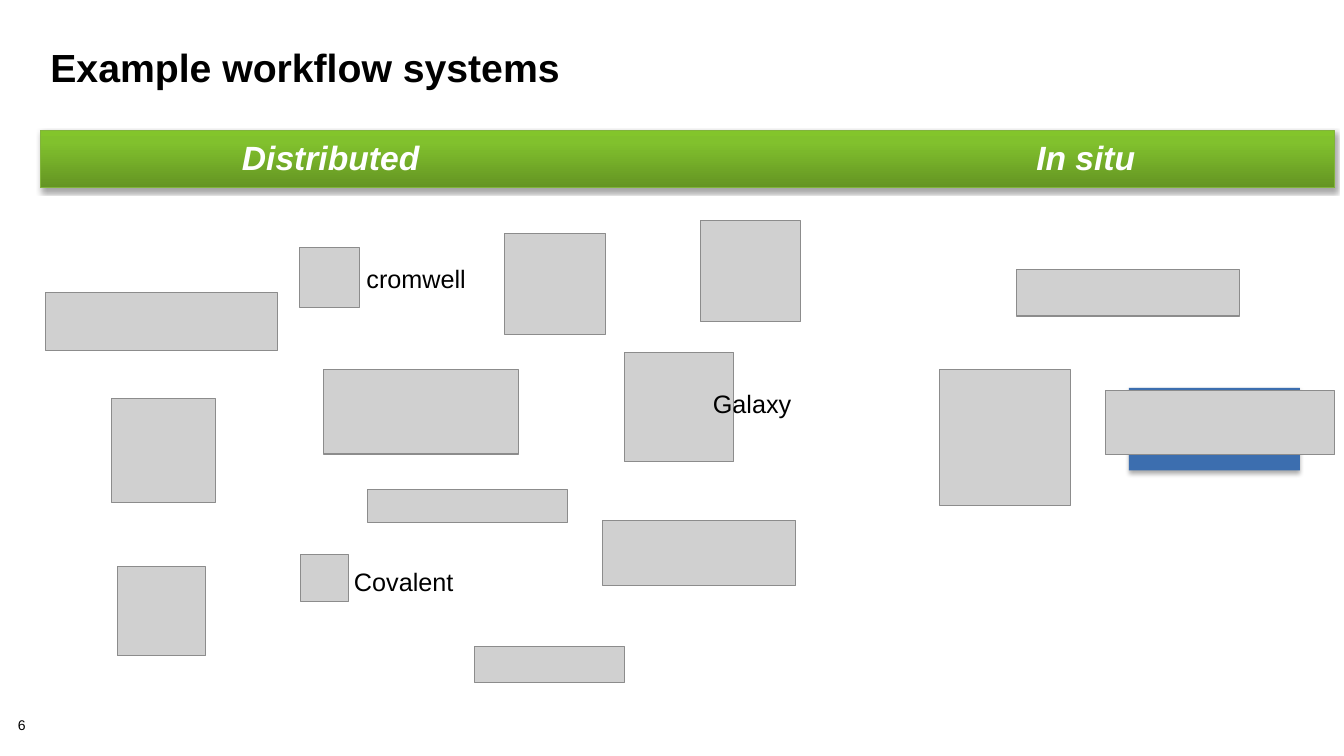
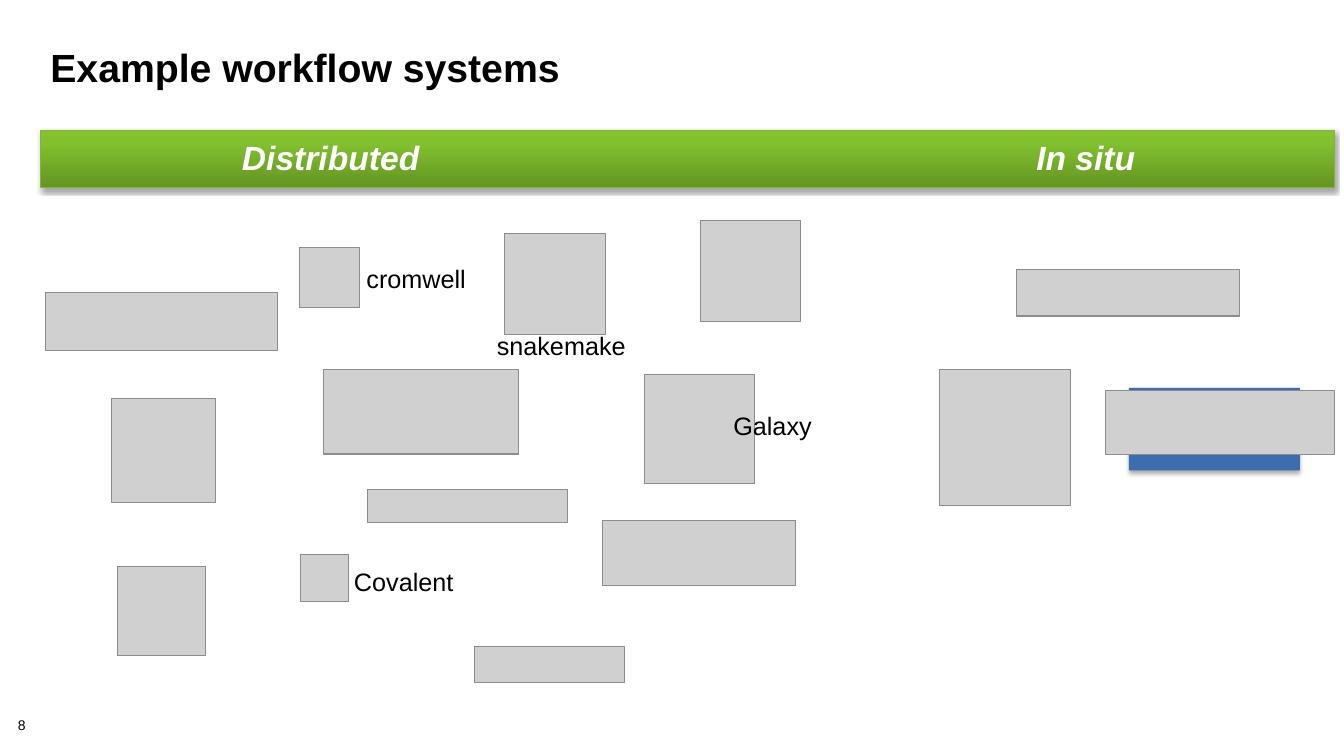
Before and after one commit to bssw-tutorial/presentations, a slide deck: slide 8 of rep-workflows.pptx (slide 6 before the commit). Drawn at 1344x756 pixels with LibreOffice and Linux fonts; fonts in the diff are those of the drawing; grey boxes stand for pictures; background and template pictures are left out. Boxes give left, top, right and bottom in pixels: in the first picture for what was removed or moved away, otherwise in the second. Text is boxed around its words. In the diff, an @@ line names an element or a change of style, - is before the commit and + after.

Commit message:
Removed Summit containers; added workflow paradigms

```diff
--- a/rep-workflows.pptx
+++ b/rep-workflows.pptx
@@ text added at <box>497,334,626,356</box>, 18 pt, text #000000 @@
+snakemake
@@ picture: place and size @@
-picture at <box>624,353,734,463</box>
+picture at <box>645,374,755,484</box>
@@ text "Galaxy": place and size @@
-text "Galaxy" at <box>713,393,791,419</box>
+text "Galaxy" at <box>733,415,811,441</box>
```
Also in this commit, not shown: 12 other slides changed, 12 slides added, 1 slide removed.
